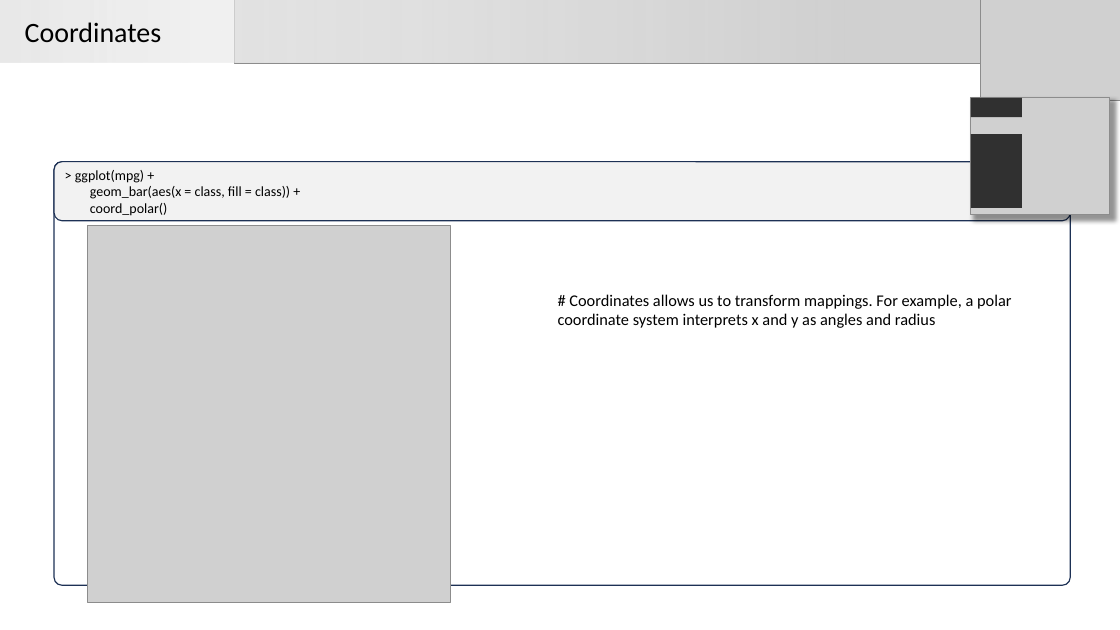
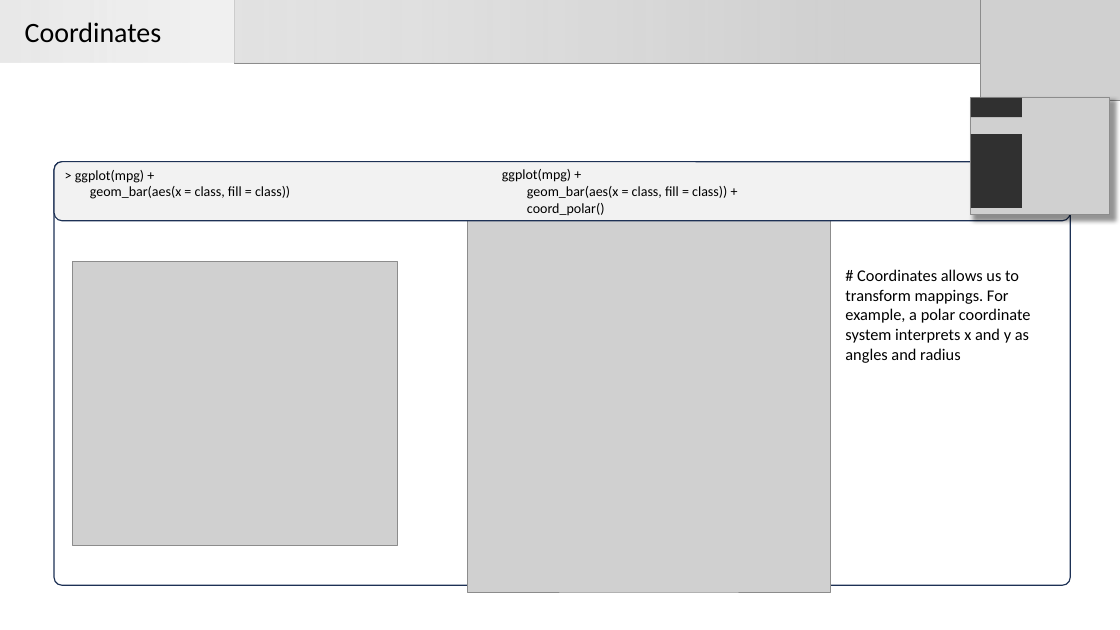
Before and after one commit to Carlospq/ggplot2Workshop, a slide deck: slide 55 of GGplot_workshop.pptx. Drawn at 1120x630 pixels with LibreOffice and Linux fonts; fonts in the diff are those of the drawing; grey boxes stand for pictures. Boxes give left, top, right and bottom in pixels: in the first picture for what was removed or moved away, otherwise in the second. Text is boxed around its words. In the diff, an @@ line names an element or a change of style, - is before the commit and + after.

```diff
--- a/GGplot_workshop.pptx
+++ b/GGplot_workshop.pptx
@@ text added at box(502, 169, 727, 216), 12 pt, text #000000 @@
+ggplot(mpg) +
+geom_bar(aes(x = class, fill = class)) +
+coord_polar()
@@ text in rounded rectangle at box(90, 186, 290, 199): text changed @@
-geom_bar(aes(x = class, fill = class)) +
-coord_polar()
+geom_bar(aes(x = class, fill = class))
@@ picture: place and size @@
-picture at box(87, 226, 450, 603)
+picture at box(468, 215, 830, 592)
@@ picture added at box(72, 261, 397, 545) @@
@@ text "# Coordinates allows us to ..." rewrapped from box(558, 294, 1011, 328) to box(845, 269, 1031, 363) @@
```
Also in this commit, not shown: 11 other slides changed, 1 slide added, 2 slides removed, 3 other files.
